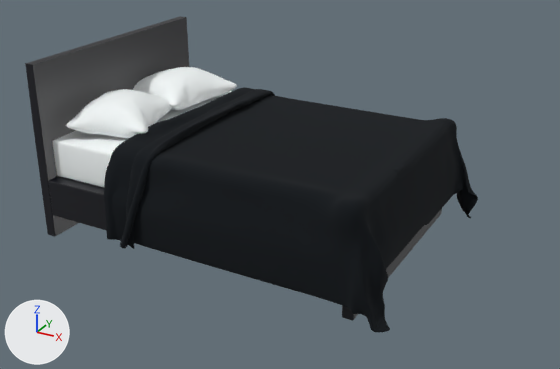
An edit to the Blender file 3d_models/bed_double/bed_double.blend, drawn before and after from the same camera.
The view is the same before and after, from a camera (50 mm lens) standing at (1.95, -3.25, 1.9) and looking at (0.21, -0.08, 0.31). The lights are fixed; the arrows at lower left show +X, +Y and +Z.

The older version as bpy lines, for what is in view:
```python
me_bed__double_plane_106 = bpy.data.meshes.new('Bed__double_Plane.106')
me_bed__double_plane_106.from_pydata(...)  # 4324 vertices, 5027 faces; spans x -0.377..1.039, y 0.026..0.616, z -0.738..0.737
me_bed__double_plane_106.materials.append(mat_fabric_cothon_black)  # black #12171c
me_plane_006_plane_108 = bpy.data.meshes.new('Plane.006_Plane.108')
me_plane_006_plane_108.from_pydata(...)  # 24 vertices, 26 faces; spans x -0.84..0.9, y 0.13..0.33, z -0.65..0.63
me_plane_006_plane_108.materials.append(mat_wood_fine_black_a)  # black #0f111a
me_plane_008_plane_115 = bpy.data.meshes.new('Plane.008_Plane.115')
me_plane_008_plane_115.from_pydata(...)  # 24 vertices, 26 faces; spans x 0.797..0.853, y 0.0..0.475, z -0.617..0.597
me_plane_008_plane_115.materials.append(mat_wood_fine_black_a)  # black #0f111a
ob_bed__double_blanket_002 = bpy.data.objects.new('Bed__double_blanket.002', me_bed__double_plane_106)
ob_bed__double_blanket_002.location = (-0.059, 0.0, -0.009)
ob_bed__double_blanket_002.rotation_euler = (1.571, 0.0, 0.0)  # degrees (90, 0, 0)
ob_bed__double_blanket_002.scale = (1.07, 1.0, 1.0)
_m = ob_bed__double_blanket_002.modifiers.new('Subdivision', 'SUBSURF')
ob_bed_base_a = bpy.data.objects.new('bed_base_a', me_plane_006_plane_108)
ob_bed_base_a.location = (0.0, 0.0, 0.0)
ob_bed_base_a.rotation_euler = (1.571, 0.0, 0.0)  # degrees (90, 0, 0)
ob_bed_base_c = bpy.data.objects.new('bed_base_c', me_plane_008_plane_115)
ob_bed_base_c.location = (0.0, 0.0, 0.0)
ob_bed_base_c.rotation_euler = (1.571, 0.0, 0.0)  # degrees (90, 0, 0)
# also in view: 'pillow_a.004' at (-0.65, 0.3, 0.61); 'bed_base_b' at (-0.87, 0.01, 0.46); 'bed_matress' at (0.01, 0.01, 0.43); 'pillow_a.003' at (-0.65, -0.23, 0.61)
```
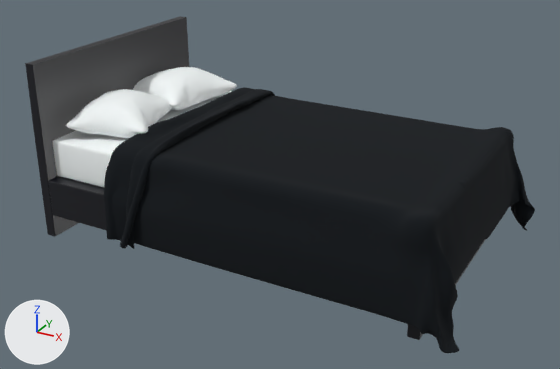
What changed in the scene script:
```text
Change me_bed__double_plane_106:
    where me_bed__double_plane_106.from_pydata(...)  # 4324 vertices, 5027 faces; spans x -0.377..1.039, y 0.026..0.616, z -0.738..0.737
    used by ob_bed__double_blanket_002; location = (-0.059, 0.0, -0.009); rotation_euler = (1.571, 0.0, 0.0), in degrees (90, 0, 0); scale = (1.07, 1.0, 1.0)
    me_bed__double_plane_106 part 1: all 1563 vertices in x 0.345..1.039, y 0.026..0.599, z -0.716..0.682 are moved by (0.281, 0.0, 0.0)
Change ob_bed_base_c:
    ob_bed_base_c.location: (0.0, 0.0, 0.0) -> (0.3, 0.0, 0.0)
```

Location of each change, (x1, y1, x2, y2) in pixels of the pictures (560 x 369 px; the box of a moved part takes in the faces that stretch with it):
'Bed__double_blanket.002', reshaped (15% wider, 8% taller)
    before: (104, 87, 478, 333)
    after: (104, 87, 535, 353)
'bed_base_c', moved
    before: (342, 209, 442, 321)
    after: (407, 239, 486, 340)
part 1 of me_bed__double_plane_106, moved or reshaped
    before: (321, 118, 478, 333)
    after: (321, 120, 535, 353)
